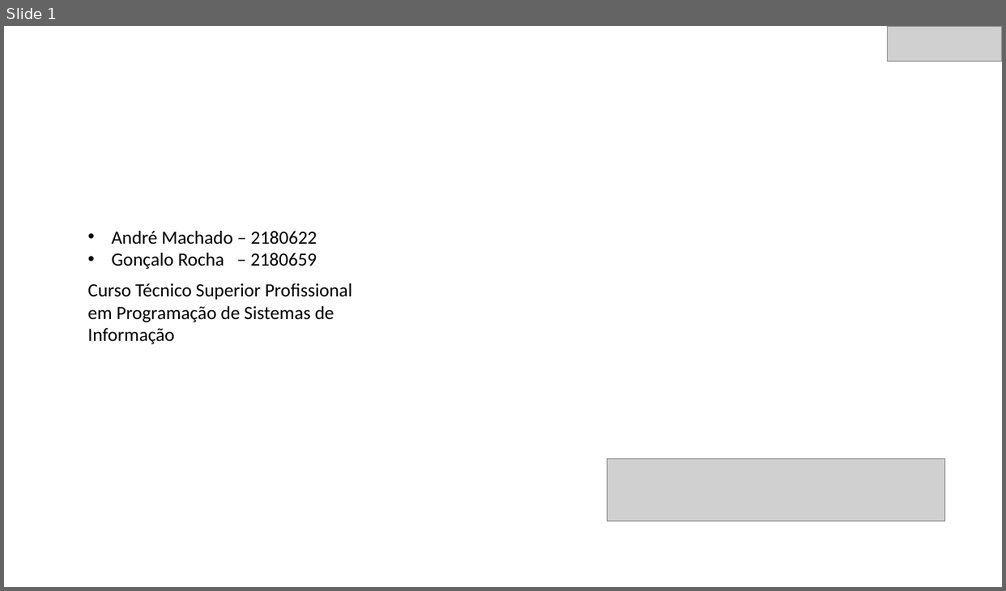
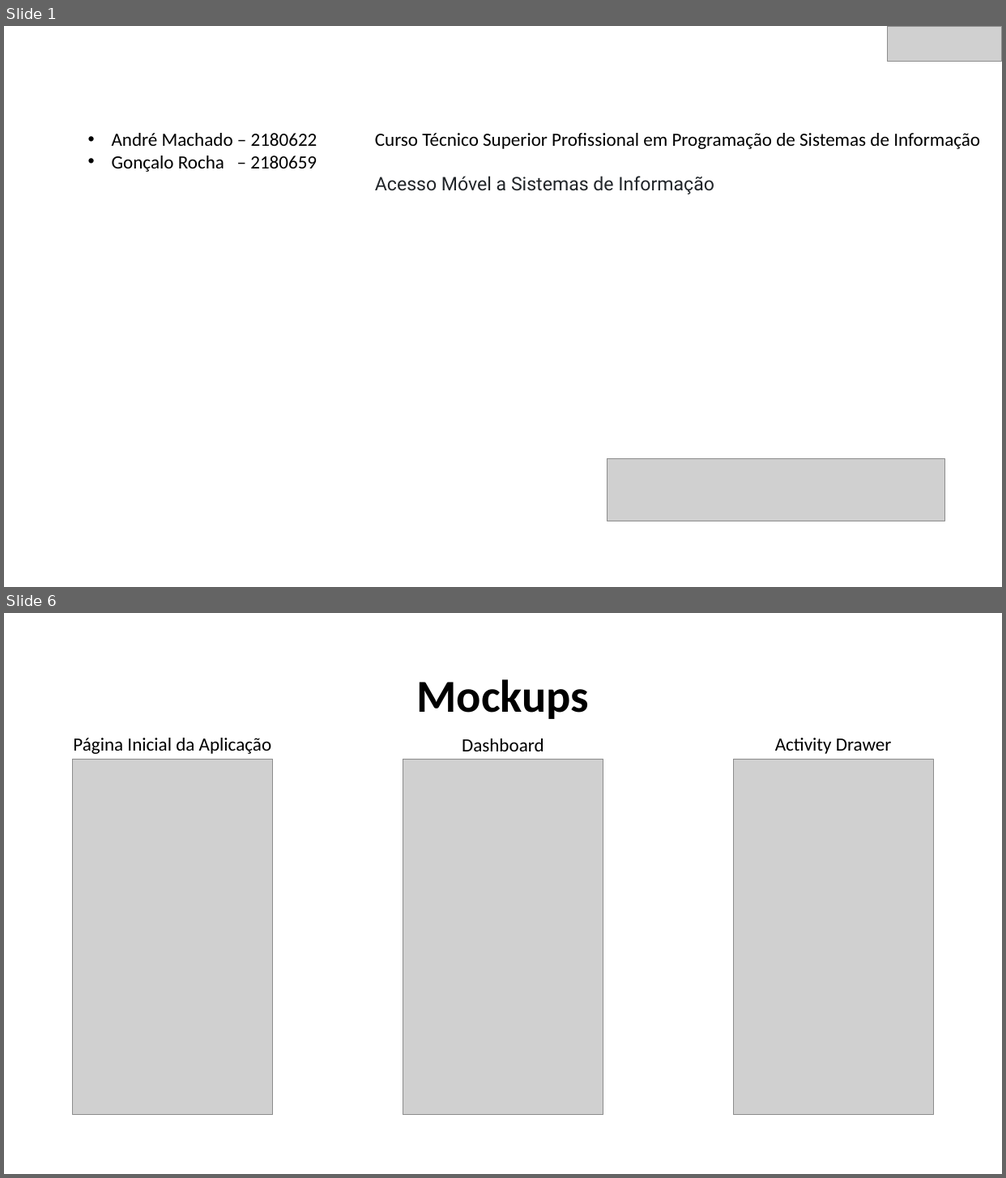
Before and after one commit to 2180622/IPL_PSI_ProjetoFinal_SARAMAGO, a slide deck: Documentacao/Especificacao_Sistema_Informacao/AndroidPowerPoint.pptx. Shown one above the other, each under a label of ours: slide 1 before the commit, slides 1 and 6 after it; the slides between them are not shown. The pictures are 1006x591 and 1006x1178 pixels, drawn with LibreOffice and Linux fonts; fonts in the diff are those of the drawing; grey boxes stand for pictures; background and template pictures are left out. Boxes give left, top, right and bottom in pixels: in the first picture for what was removed or moved away, otherwise in the second. Text is boxed around its words. In the diff, an @@ line names an element or a change of style, - is before the commit and + after.

```diff
--- a/Documentacao/Especificacao_Sistema_Informacao/AndroidPowerPoint.pptx
+++ b/Documentacao/Especificacao_Sistema_Informacao/AndroidPowerPoint.pptx
@@ slide 6 added at <box>4,613,1002,1174</box>, background #FFFFFF @@
@@ title added at <box>417,679,590,719</box>, 44 pt, text #000000, bold @@
+Mockups
@@ text added at <box>73,738,272,754</box>, 18 pt, text #000000 @@
+Página Inicial da Aplicação
@@ text added at <box>462,739,544,752</box>, 18 pt, text #000000 @@
+Dashboard
@@ text added at <box>775,738,892,754</box>, 18 pt, text #000000 @@
+Activity Drawer
@@ picture added at <box>73,759,274,1115</box> @@
@@ picture added at <box>403,759,603,1115</box> @@
@@ picture added at <box>733,759,934,1115</box> @@
@@ slide 1 changed as well @@
@@ text "André Machado – 2180622": place and size @@
-text "André Machado – 2180622" at <box>112,231,317,269</box>
+text "André Machado – 2180622" at <box>112,133,317,172</box>
@@ text "Curso Técnico Superior Profissional em ...": place and size @@
-text "Curso Técnico Superior Profissional em ..." at <box>88,284,352,344</box>
+text "Curso Técnico Superior Profissional em ..." at <box>375,133,980,194</box>
@@ text at <box>375,176,714,194</box>: paragraph added @@
+Acesso Móvel a Sistemas de Informação
```
Also in this commit, not shown: 5 other slides added, 1 other file.
